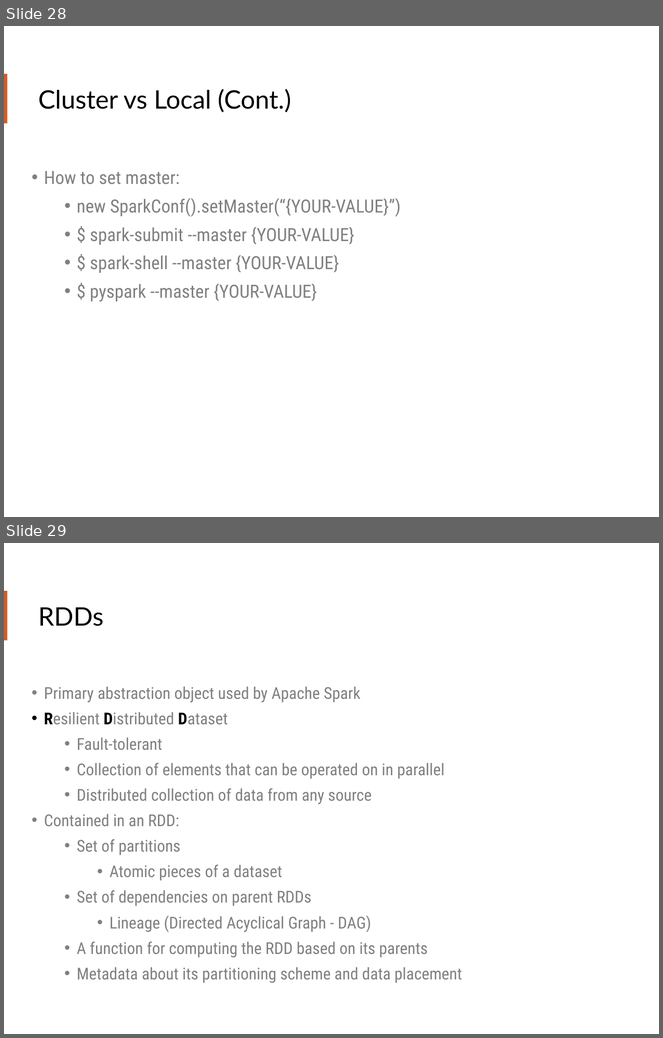
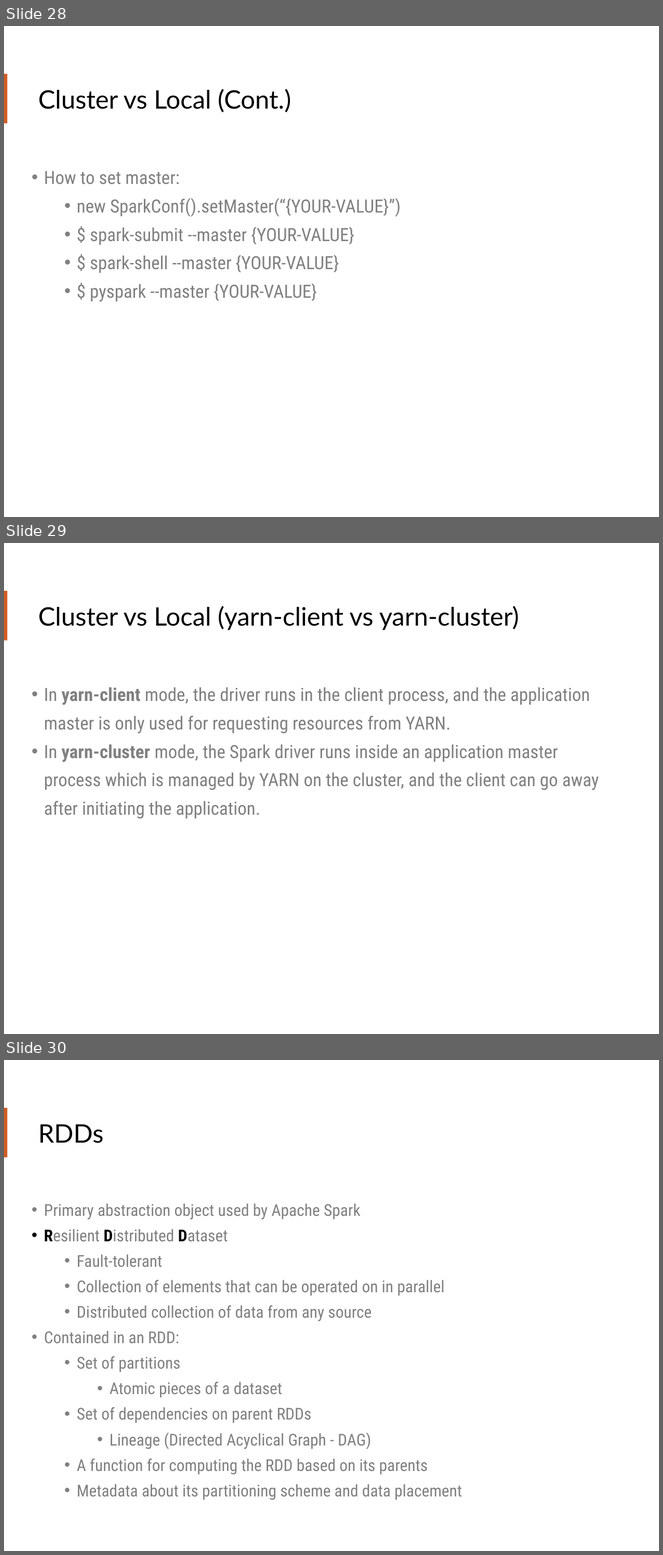
Before and after one commit to teamclairvoyant/intro-to-spark, a slide deck: Intro to Apache Spark Slides.pptx. Shown one above the other, each under a label of ours: slides 28 and 29 before the commit, slides 28, 29 and 30 after it. The pictures are 663x1038 and 663x1555 pixels, drawn with LibreOffice and Linux fonts; fonts in the diff are those of the drawing. Boxes give left, top, right and bottom in pixels: in the first picture for what was removed or moved away, otherwise in the second. Text is boxed around its words. In the diff, an @@ line names an element or a change of style, - is before the commit and + after.

Commit message:
Fixing the markdown files. Fixing Setup and Exercises format. Adding a cluster vs client slide.

```diff
--- a/Intro to Apache Spark Slides.pptx
+++ b/Intro to Apache Spark Slides.pptx
@@ slide 29 added at (x1=4, y1=543, x2=659, y2=1034), background #FFFFFF; not listed: 1 template element that a slide beside it also shows @@
@@ title added at (x1=38, y1=606, x2=519, y2=630), 28 pt, text #000000 @@
+Cluster vs Local (yarn-client vs yarn-cluster)
@@ text added at (x1=44, y1=688, x2=599, y2=819), 20 pt, text #808080 @@
+• In yarn-client mode, the driver runs in the client process, and the application master is only used for requesting resources from YARN.
+• In yarn-cluster mode, the Spark driver runs inside an application master process which is managed by YARN on the cluster, and the client can go away after initiating the application.
@@ what was slide 29 is now slide 30 @@
```
Also in this commit, not shown: 2 slides changed, 1 slide removed, 4 other files.
